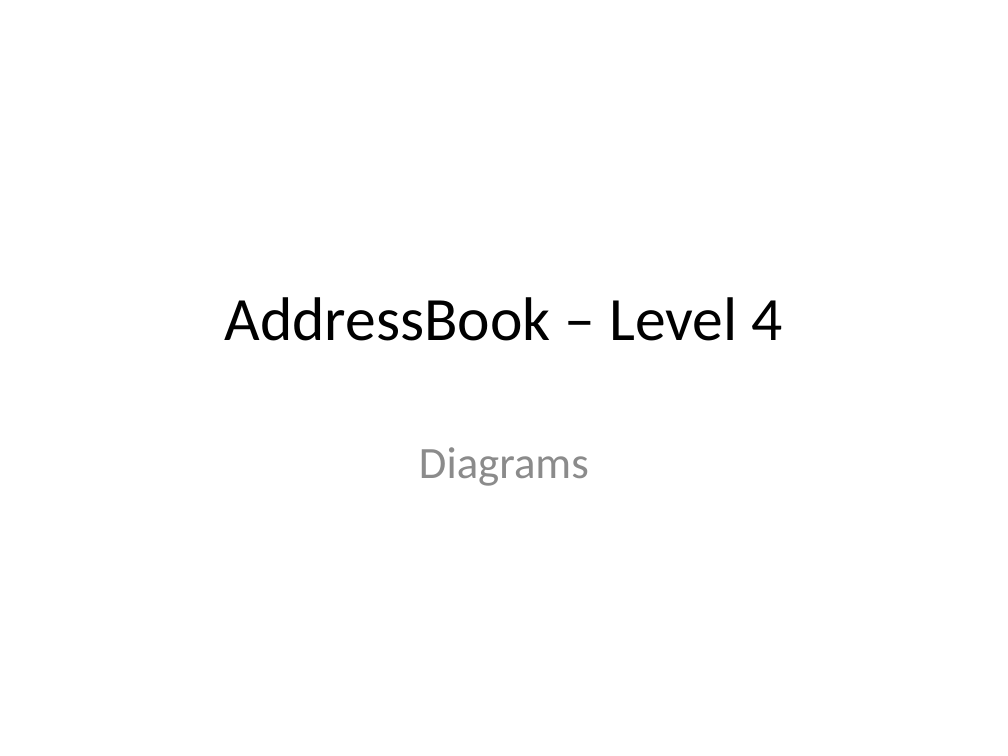
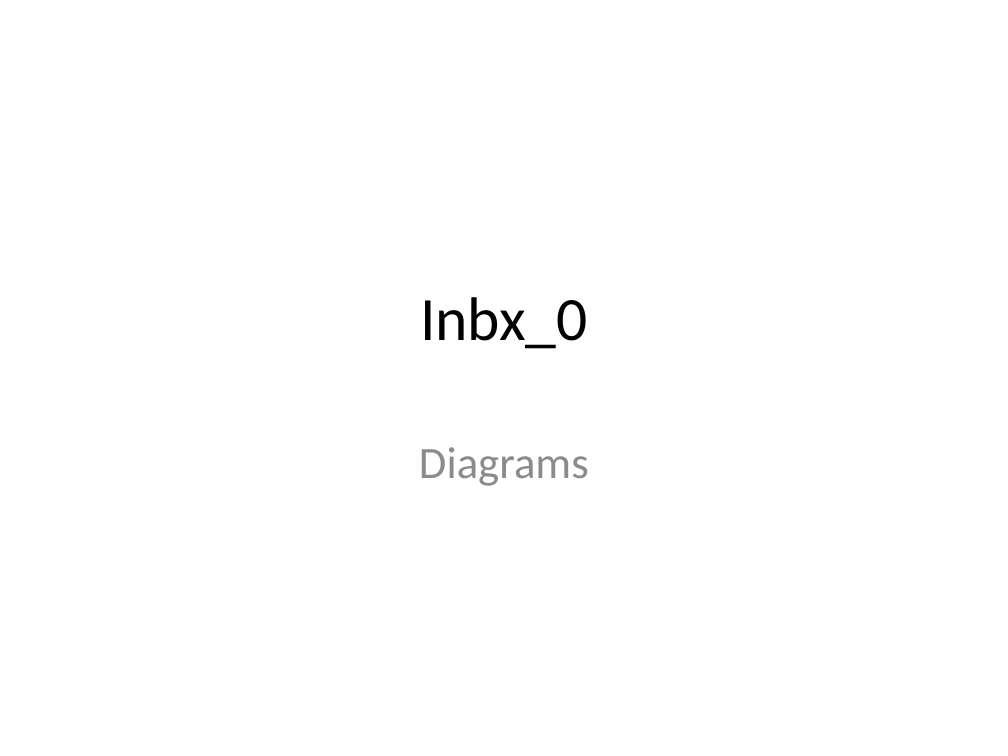
Before and after one commit to CS2103AUG2016-T09-C1/main, a slide deck: slide 1 of docs/diagrams/Diagrams.pptx. Drawn at 1008x756 pixels with LibreOffice and Linux fonts; fonts in the diff are those of the drawing. Boxes give left, top, right and bottom in pixels: in the first picture for what was removed or moved away, otherwise in the second. Text is boxed around its words. In the diff, an @@ line names an element or a change of style, - is before the commit and + after.

```diff
--- a/docs/diagrams/Diagrams.pptx
+++ b/docs/diagrams/Diagrams.pptx
@@ title at [420,297,587,349]: text changed @@
-AddressBook – Level 4
+Inbx_0
```
Also in this commit, not shown: 3 other slides changed, 3 other files.
